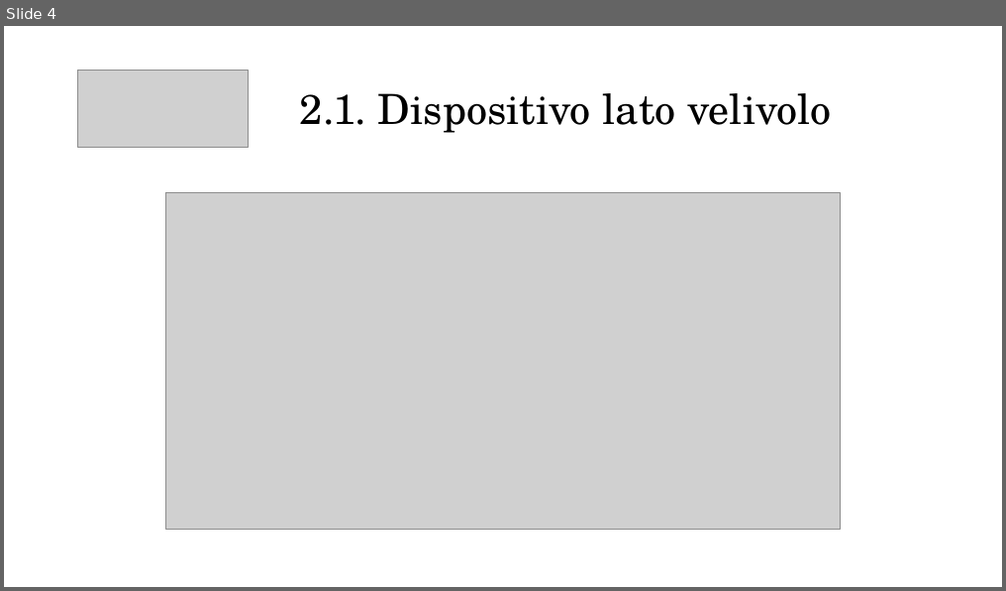
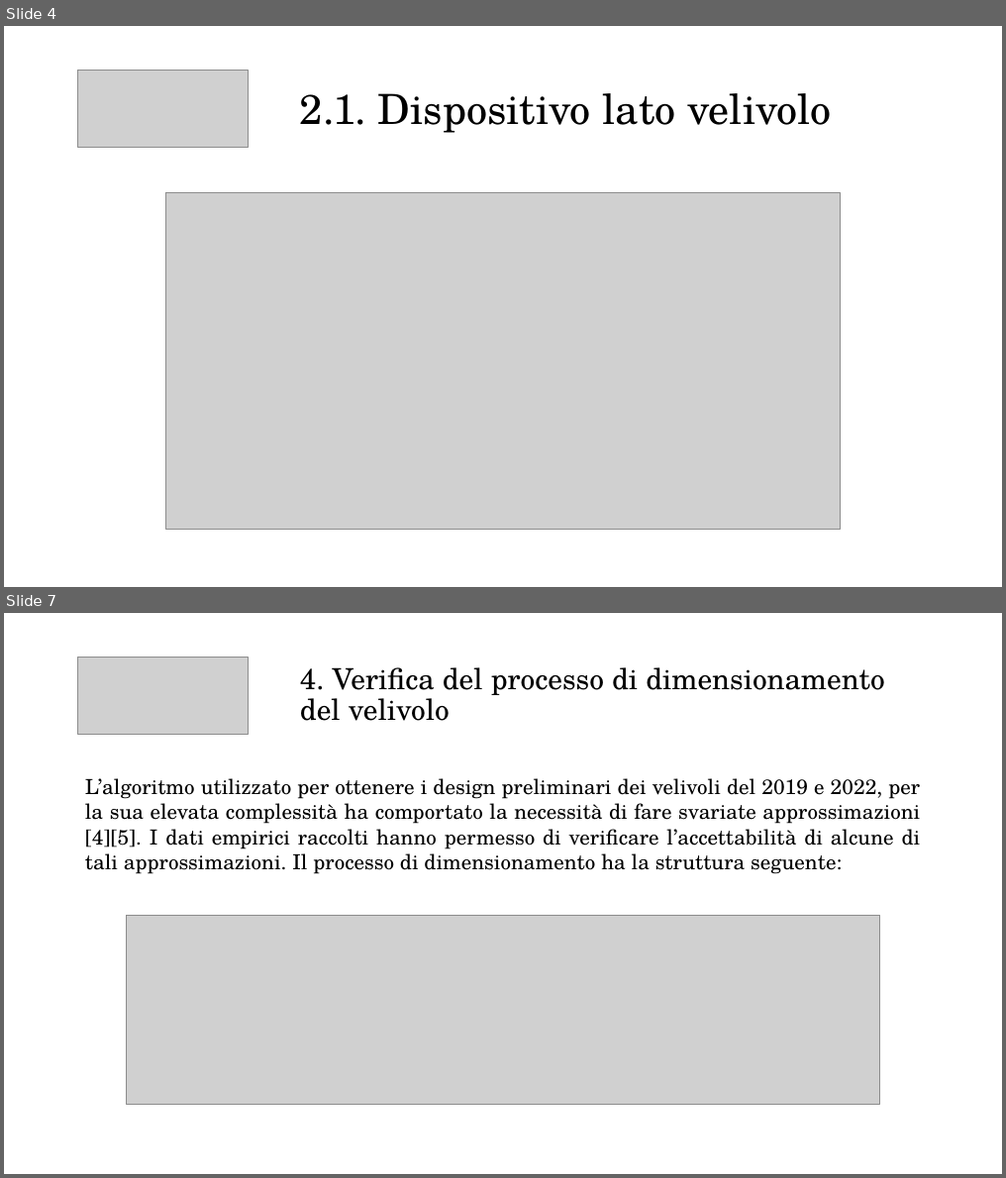
Before and after one commit to emanuele-cason/Tesi, a slide deck: Presentazione/Presentazione relazione.pptx. Shown one above the other, each under a label of ours: slide 4 before the commit, slides 4 and 7 after it; the slides between them are not shown. The pictures are 1006x591 and 1006x1178 pixels, drawn with LibreOffice and Linux fonts; fonts in the diff are those of the drawing; grey boxes stand for pictures. Boxes give left, top, right and bottom in pixels: in the first picture for what was removed or moved away, otherwise in the second. Text is boxed around its words. In the diff, an @@ line names an element or a change of style, - is before the commit and + after.

```diff
--- a/Presentazione/Presentazione relazione.pptx
+++ b/Presentazione/Presentazione relazione.pptx
@@ slide 7 added at [4,613,1002,1174], background #FFFFFF @@
@@ picture added at [77,658,248,735] @@
@@ title added at [300,667,885,721], 28 pt, text #000000 @@
+4. Verifica del processo di dimensionamento del velivolo
@@ text added at [85,778,921,874], 20 pt, text #000000 @@
+L’algoritmo utilizzato per ottenere i design preliminari dei velivoli del 2019 e 2022, per la sua elevata complessità ha comportato la necessità di fare svariate approssimazioni [4][5]. I dati empirici raccolti hanno permesso di verificare l’accettabilità di alcune di tali approssimazioni. Il processo di dimensionamento ha la struttura seguente:
@@ picture added at [126,916,880,1104] @@
```
Also in this commit, not shown: 3 slides changed, 5 other slides added, 4 other files.
